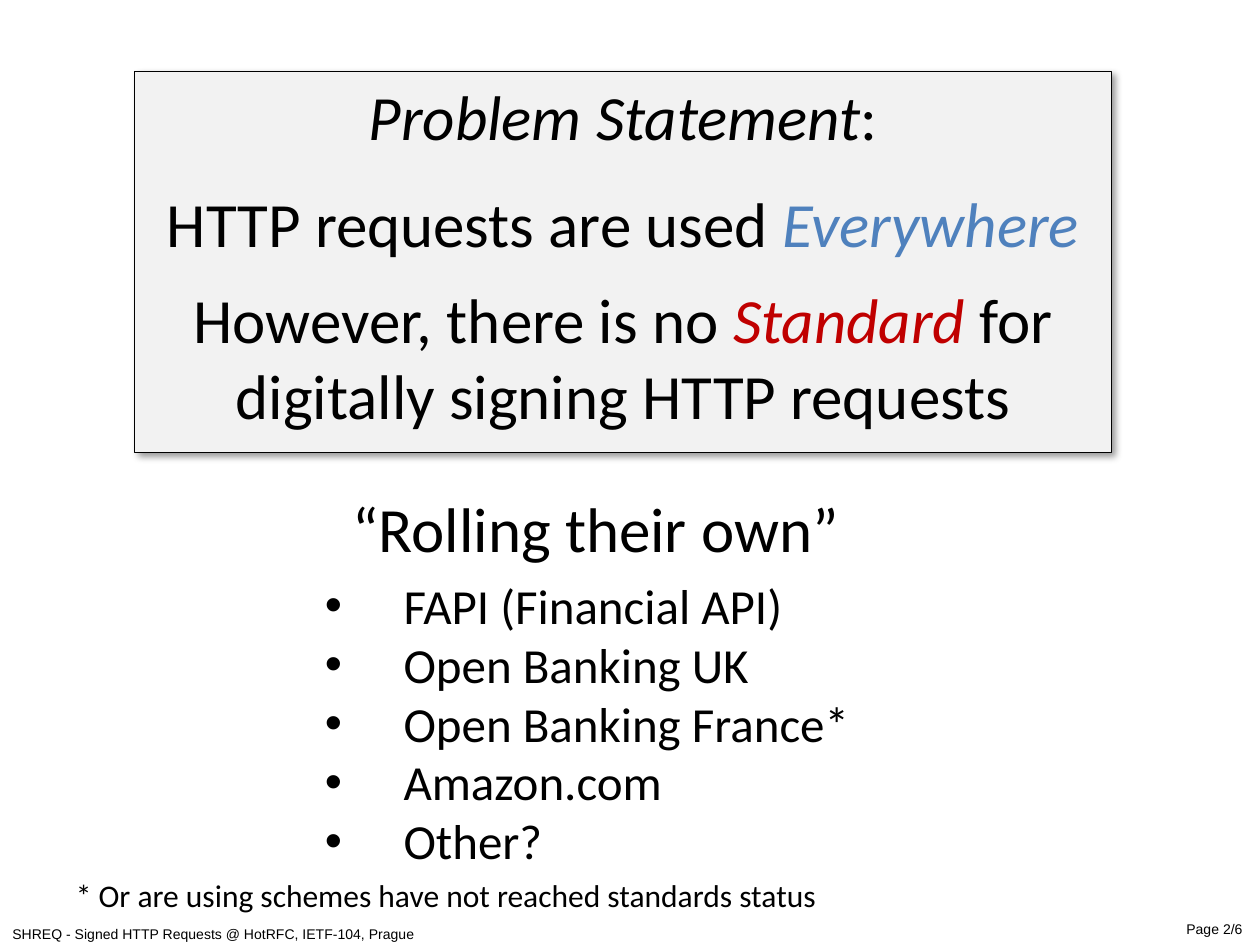
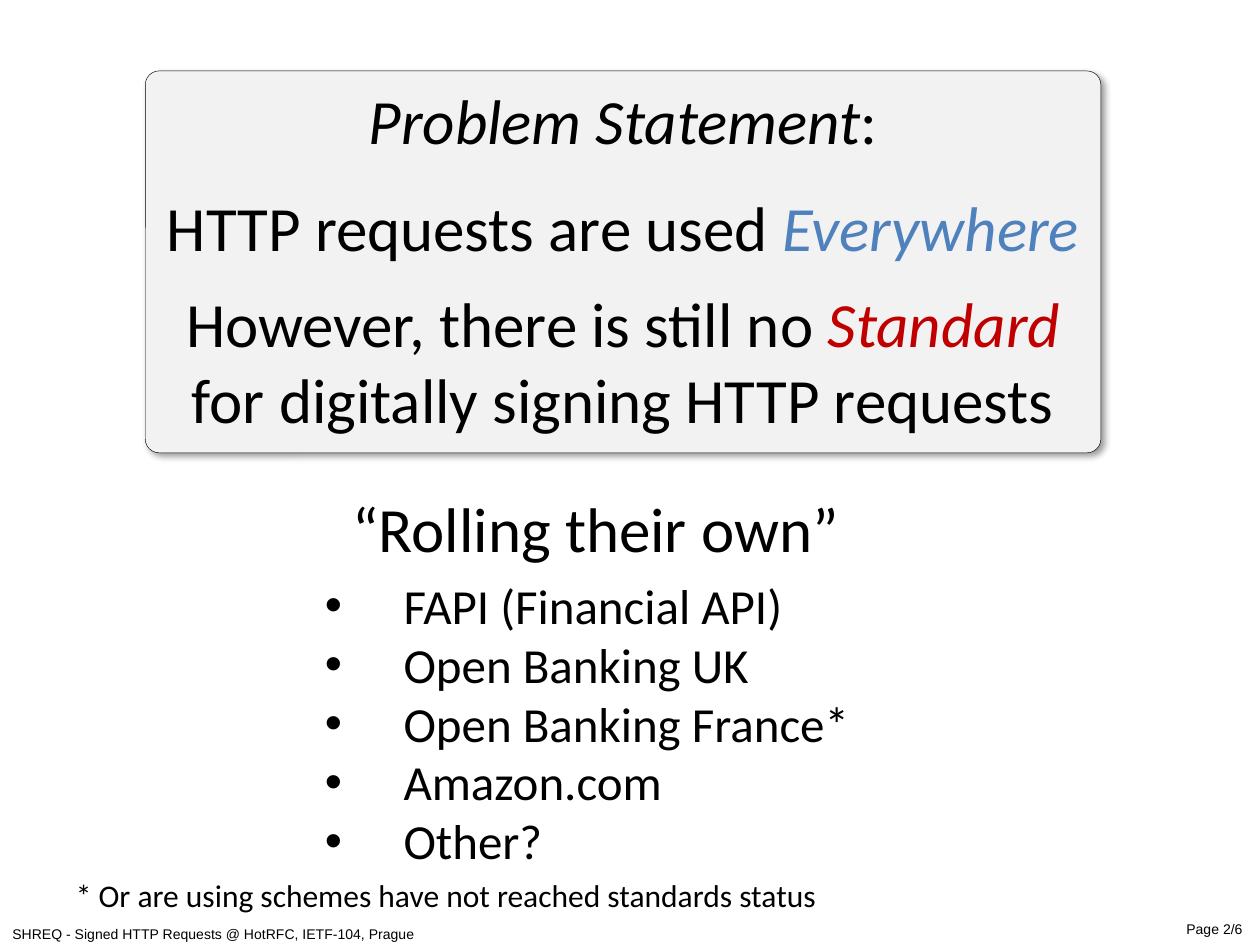
Before and after one commit to cyberphone/ietf-signed-http-requests, a slide deck: slide 2 of hotrfc-shreq.pptx. Drawn at 1260x945 pixels with LibreOffice and Linux fonts; fonts in the diff are those of the drawing. Boxes give left, top, right and bottom in pixels: in the first picture for what was removed or moved away, otherwise in the second. Text is boxed around its words. In the diff, an @@ line names an element or a change of style, - is before the commit and + after.

```diff
--- a/hotrfc-shreq.pptx
+++ b/hotrfc-shreq.pptx
@@ rounded rectangle "Problem Statement:": place and size @@
-rounded rectangle "Problem Statement:" at bbox=[135, 71, 1111, 452]
+rounded rectangle "Problem Statement:" at bbox=[145, 71, 1100, 452]
@@ rounded rectangle "Problem Statement:" at bbox=[145, 71, 1100, 452]: rectangle to rounded rectangle @@
@@ text in rounded rectangle at bbox=[186, 303, 1060, 434]: text changed @@
-However, there is no Standard for
-digitally signing HTTP requests
+However, there is still no Standard
+for digitally signing HTTP requests
```
Also in this commit, not shown: 3 other slides changed, 3 other files.
